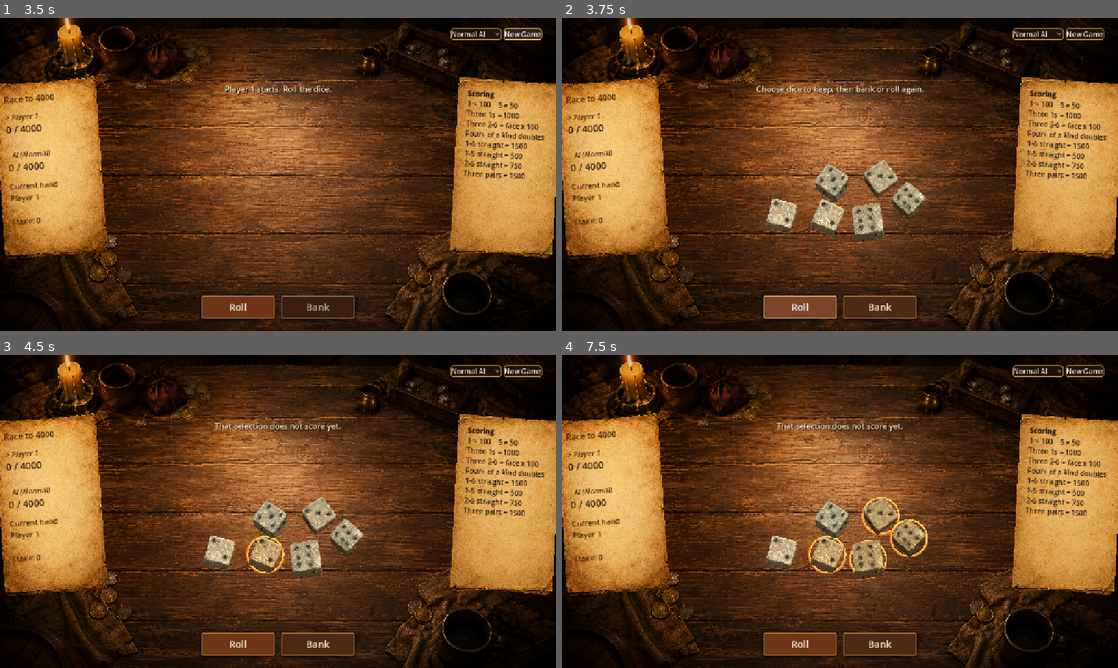
Above: before the commit, frames 1-4 (two rows, left to right).
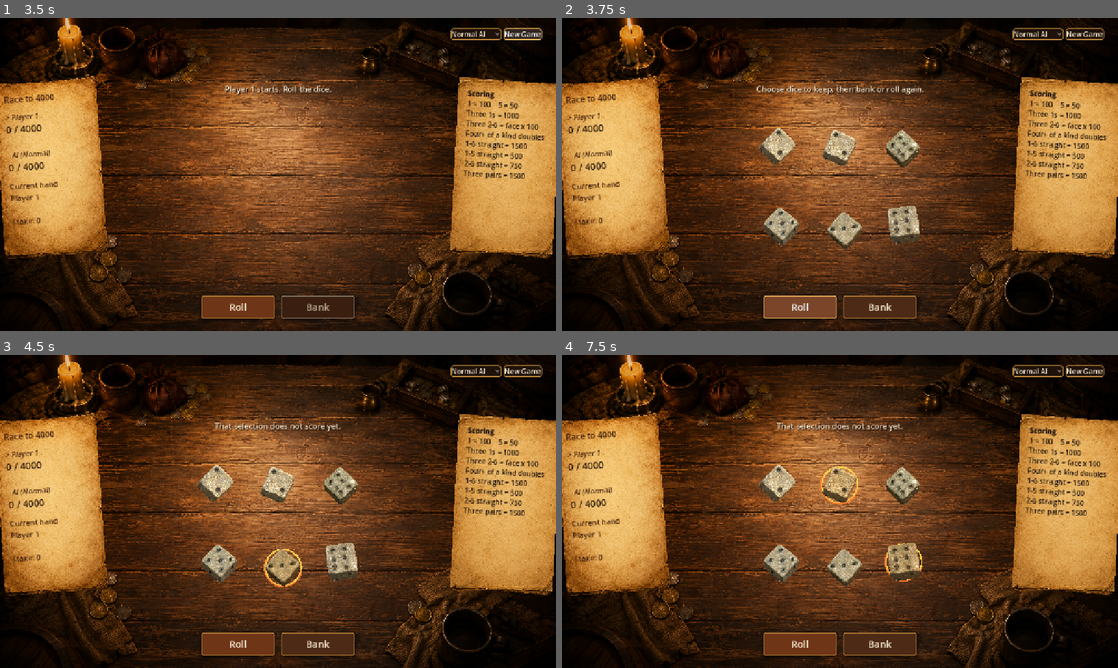
Above: after the commit, the same moments.

Repository: YGY-Sun/bohemian-farkle
Game: Godot game, scene res://scenes/Main.tscn
The game is run twice, just before and just after one commit, with the same random seed, the same clock (stepped at 60 frames per second) and the same inputs.
Inputs (mouse positions are in pixels of both pictures, inside the frame that each line leads up to):
- Up to frame 1 (3.5 s): click "Normal AI" at 0.5 s; click "Normal AI" at 1.25 s; click "New Game" at 2 s; click "New Game" at 2.75 s
- Up to frame 2 (3.75 s): click "Roll" at 3.5 s
- Up to frame 3 (4.5 s): click (266, 555) at 4.27 s
- Up to frame 4 (7.5 s): click (840, 483) at 5.02 s; click (867, 558) at 5.77 s; click (901, 561) at 6.52 s; click (878, 514) at 7.27 s

Frame 1 is identical in both runs. In frame 2, 5.0% of the frame differs, in the area x 35-66%, y 35-75%; in frame 3, 5.1%; in frame 4, 5.4%.

Commit message:
Prevent overlapping dice click targets

Diff:
--- a/scripts/Main.gd
+++ b/scripts/Main.gd
@@ -422,28 +422,19 @@
 
 func _randomize_dice_poses(count: int) -> void:
 	dice_poses.clear()
-	var placed: Array[Vector2] = []
-	var min_distance := DICE_SIZE * 0.72
-	var margin := DICE_SIZE * 0.16
-	var max_position := DICE_AREA_SIZE - Vector2(DICE_SIZE, DICE_SIZE) - Vector2(margin, margin)
+	var slots: Array[Vector2] = [
+		Vector2(34, 38),
+		Vector2(180, 34),
+		Vector2(326, 42),
+		Vector2(42, 214),
+		Vector2(188, 222),
+		Vector2(324, 210)
+	]
+	slots.shuffle()
 
 	for i in range(count):
-		var position := Vector2.ZERO
-		var accepted := false
-		for attempt in range(36):
-			position = Vector2(
-				rng.randf_range(margin, max_position.x),
-				rng.randf_range(margin, max_position.y)
-			)
-			accepted = true
-			for other in placed:
-				if position.distance_to(other) < min_distance:
-					accepted = false
-					break
-			if accepted:
-				break
-
-		placed.append(position)
+		var jitter := Vector2(rng.randf_range(-8.0, 8.0), rng.randf_range(-8.0, 8.0))
+		var position := slots[i] + jitter
 		dice_poses.append({
 			"position": position,
 			"rotation": deg_to_rad(rng.randf_range(-20.0, 20.0))
